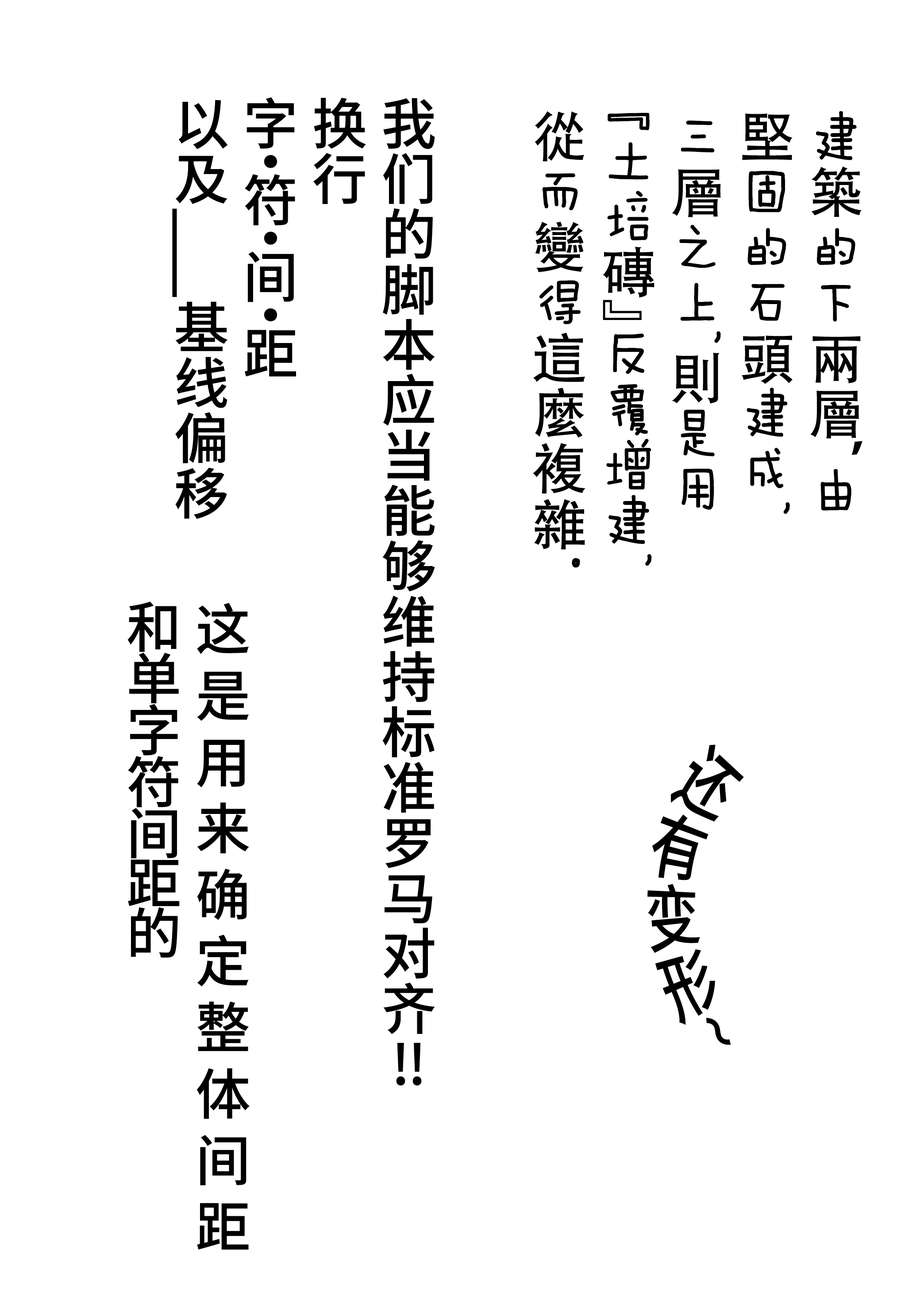
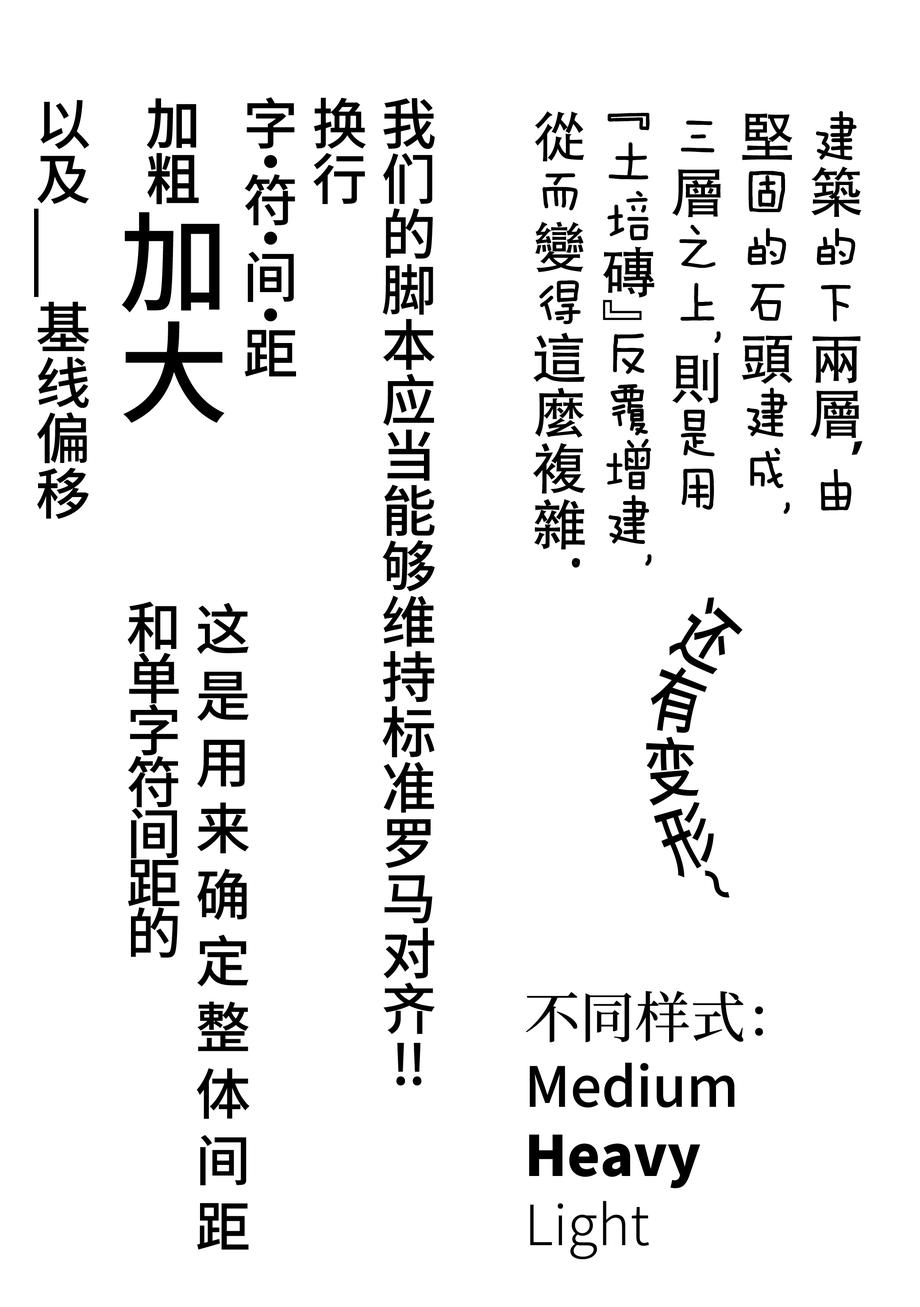
Comparing the layer stacks of the two (920, 1307) images. Changes:
painted on "还有变形~" over (646, 597, 745, 1046)
added layer "不同样式： Medium Heavy Light" above "我们的脚本应当能够维持标准罗马对齐!! 换行 字·符·间·距 加粗加大 以及——基线偏移" over (525, 991, 764, 1260)
renamed "我们的脚本应当能够维持标准罗马对齐!! 换行 字·符·间·距 以及——基线偏移" to "我们的脚本应当能够维持标准罗马对齐!! 换行 字·符·间·距 加粗加大 以及——基线偏移", painted on it over (34, 98, 228, 520)
